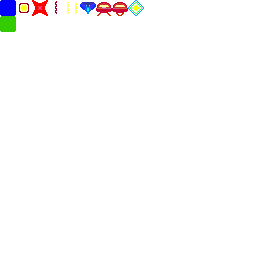
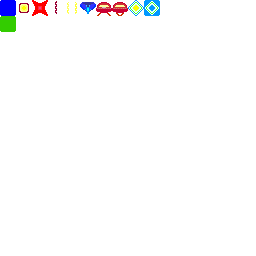
The second 256 x 256 image is a revision of the first. Changes to its layers:
added layer "bonus-2" above "block-green" over (x1=144, y1=0, x2=160, y2=16)
